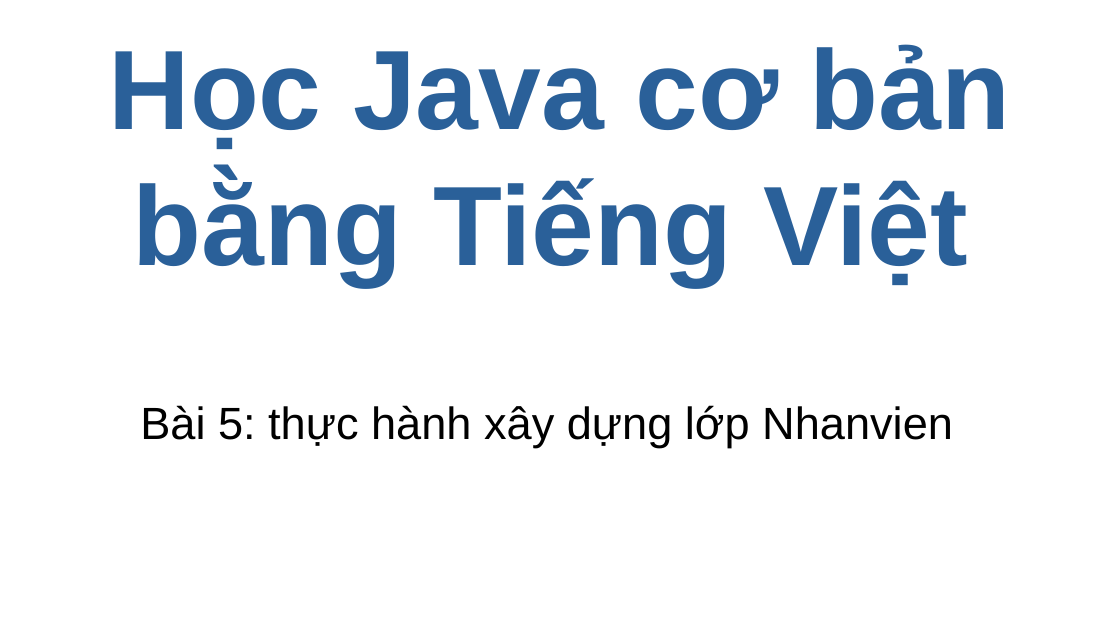
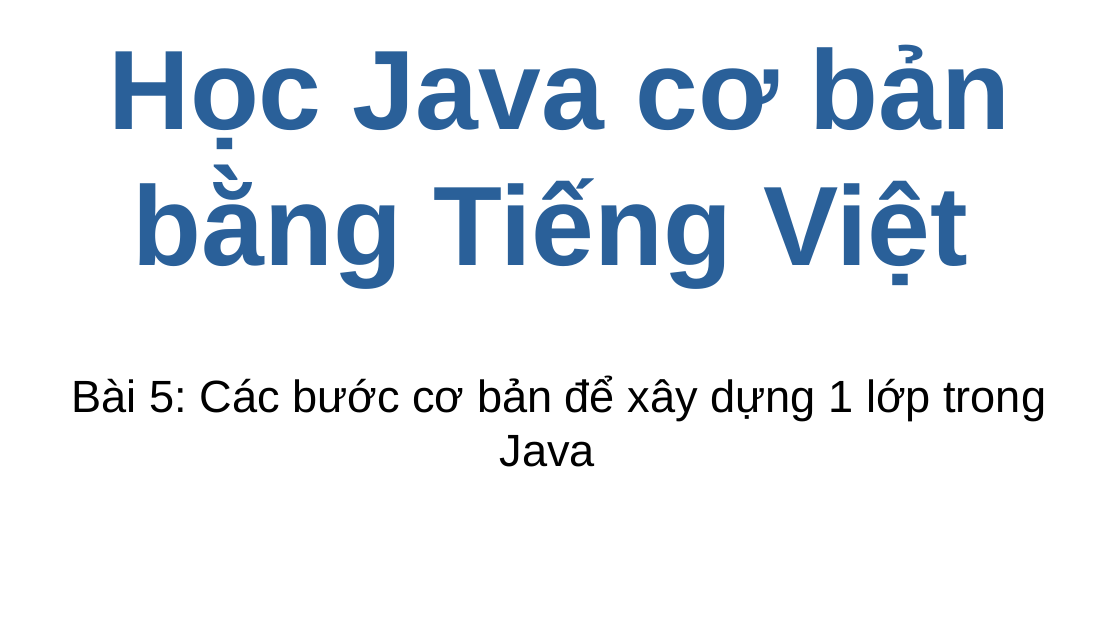
Before and after one commit to hoanglong1712/Java-Tieng-Viet, a slide deck: slide 1 of 5.pptx. Drawn at 1120x630 pixels with LibreOffice and Linux fonts; fonts in the diff are those of the drawing. Boxes give left, top, right and bottom in pixels: in the first picture for what was removed or moved away, otherwise in the second. Text is boxed around its words. In the diff, an @@ line names an element or a change of style, - is before the commit and + after.

Commit message:
21-5-2021-2

```diff
--- a/5.pptx
+++ b/5.pptx
@@ text at [72, 377, 1046, 467]: text changed @@
-Bài 5: thực hành xây dựng lớp Nhanvien
+Bài 5: Các bước cơ bản để xây dựng 1 lớp trong Java
```
